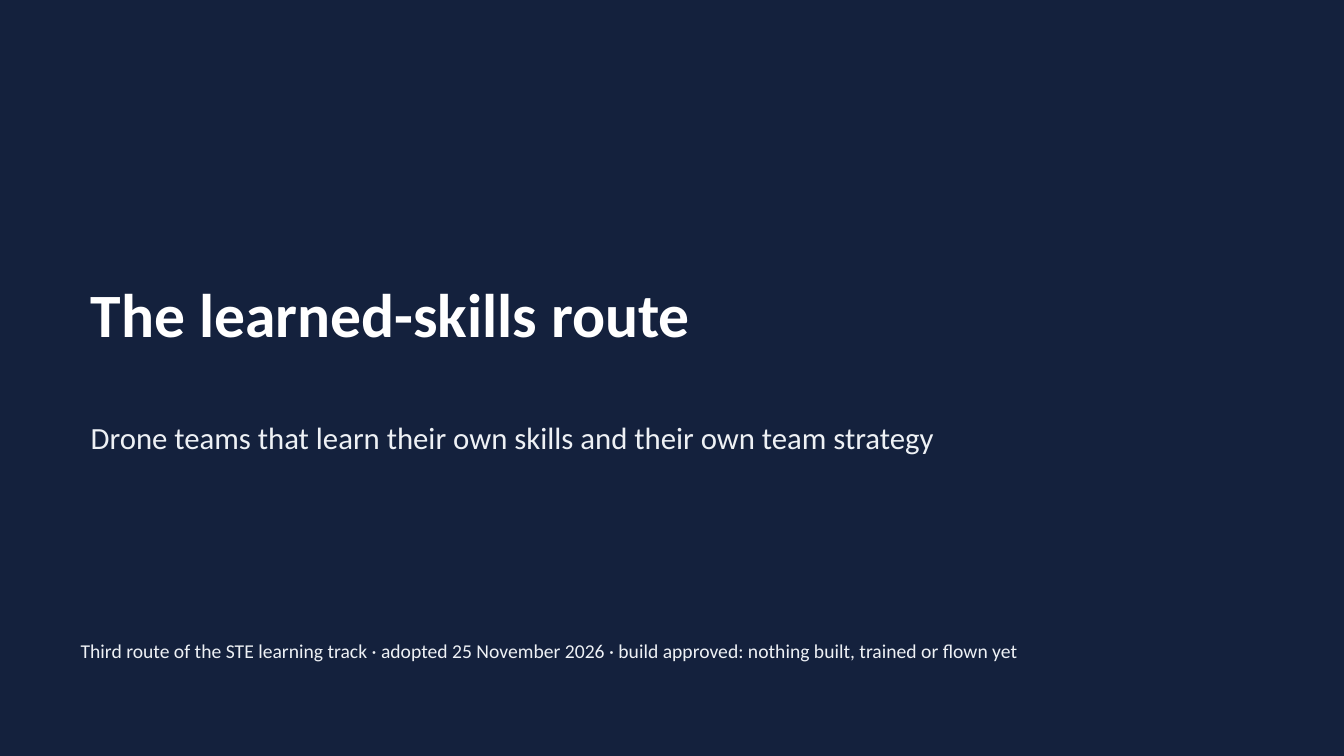
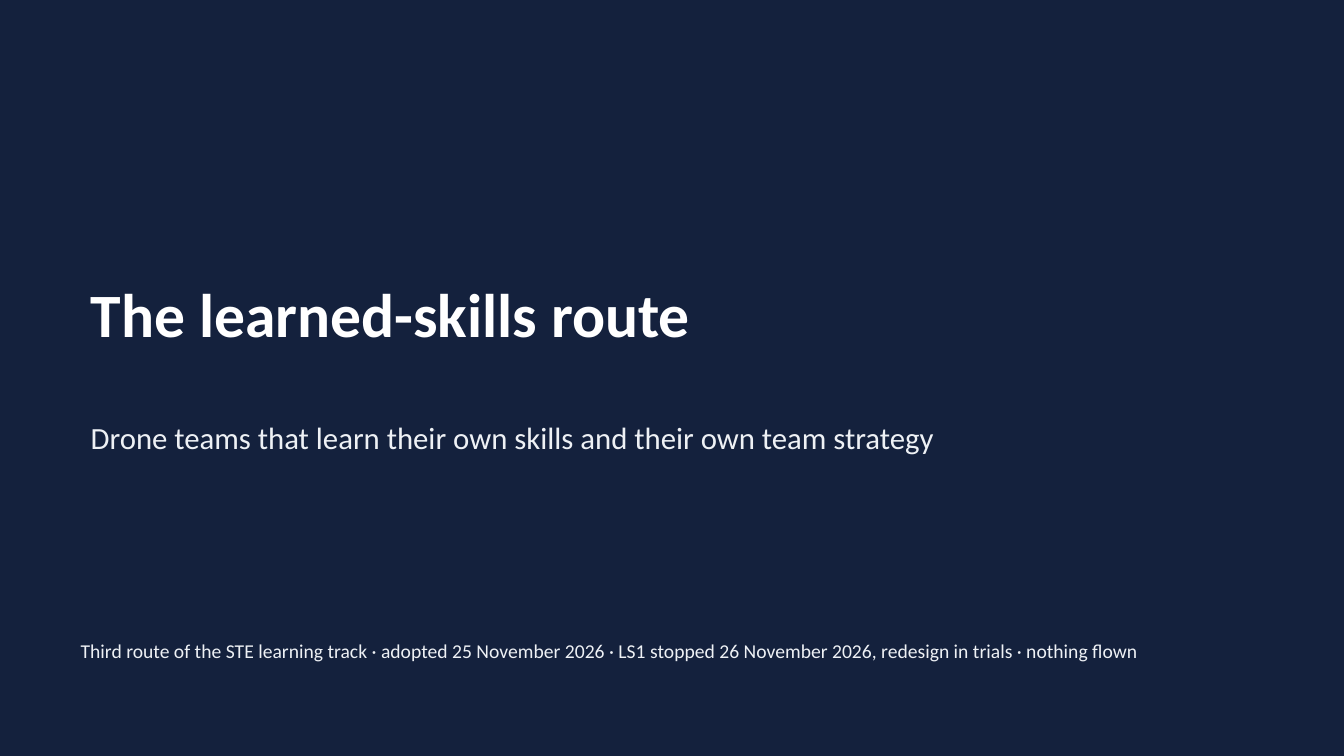
Before and after one commit to AI-DA-STC/AirStack-starling-max2, a slide deck: slide 1 of svg_training/ste_learning/figures/learned_skills_route.pptx. Drawn at 1344x756 pixels with LibreOffice and Linux fonts; fonts in the diff are those of the drawing. Boxes give left, top, right and bottom in pixels: in the first picture for what was removed or moved away, otherwise in the second. Text is boxed around its words. In the diff, an @@ line names an element or a change of style, - is before the commit and + after.

```diff
--- a/svg_training/ste_learning/figures/learned_skills_route.pptx
+++ b/svg_training/ste_learning/figures/learned_skills_route.pptx
@@ text at <box>81,644,1137,662</box>: text changed @@
-Third route of the STE learning track · adopted 25 November 2026 · build approved: nothing built, trained or flown yet
+Third route of the STE learning track · adopted 25 November 2026 · LS1 stopped 26 November 2026, redesign in trials · nothing flown
```
Also in this commit, not shown: 3 other slides changed, 8 other files.
